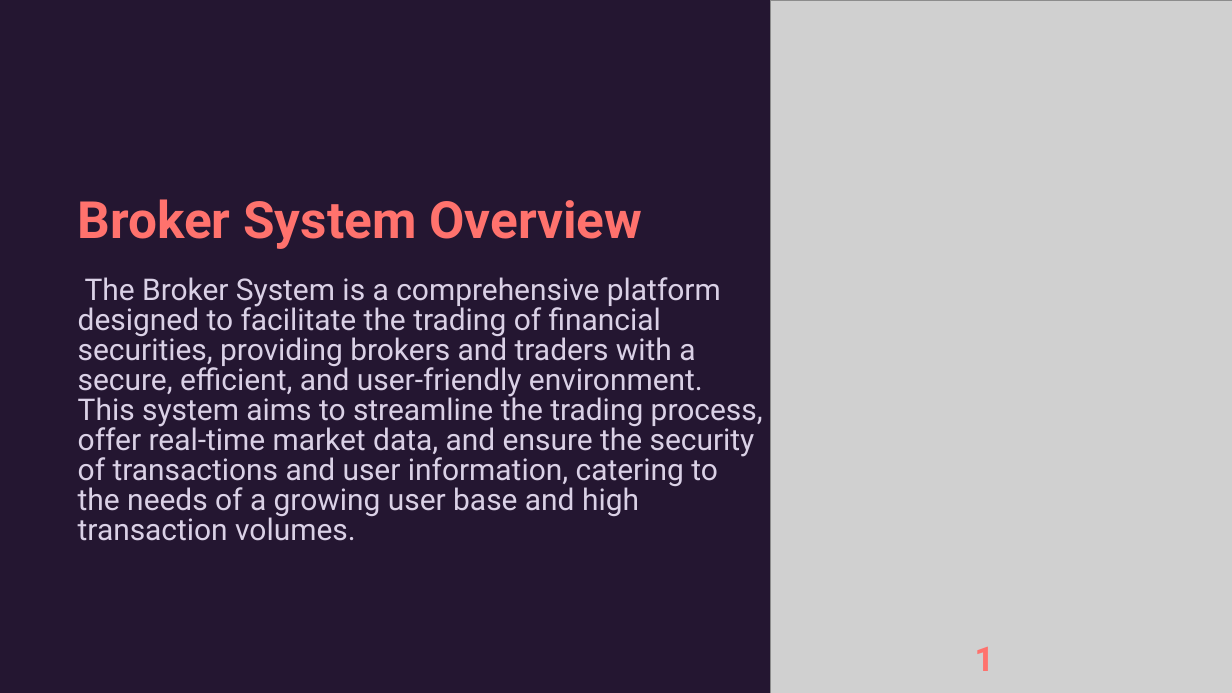
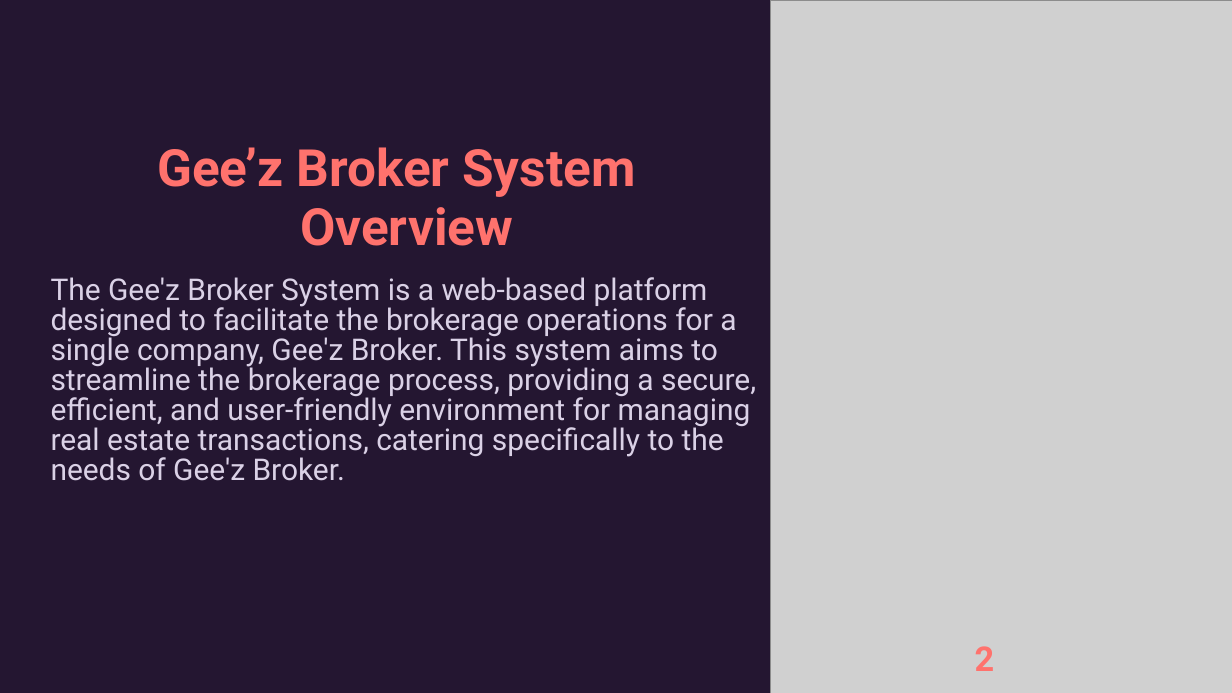
Before and after one commit to WachemoGroupTwo/Broker, a slide deck: slide 2 of geez.pptx (slide 1 before the commit). Drawn at 1232x693 pixels with LibreOffice and Linux fonts; fonts in the diff are those of the drawing; grey boxes stand for pictures. Boxes give left, top, right and bottom in pixels: in the first picture for what was removed or moved away, otherwise in the second. Text is boxed around its words. In the diff, an @@ line names an element or a change of style, - is before the commit and + after.

```diff
--- a/geez.pptx
+++ b/geez.pptx
@@ text at <box>157,147,635,246</box>: text changed @@
-Broker System Overview
+Gee’z Broker System
+Overview
@@ text at <box>51,277,756,481</box>: text changed @@
-The Broker System is a comprehensive platform designed to facilitate the trading of financial securities, providing brokers and traders with a secure, efficient, and user-friendly environment. This system aims to streamline the trading process, offer real-time market data, and ensure the security of transactions and user information, catering to the needs of a growing user base and high transaction volumes.
+The Gee'z Broker System is a web-based platform designed to facilitate the brokerage operations for a single company, Gee'z Broker. This system aims to streamline the brokerage process, providing a secure, efficient, and user-friendly environment for managing real estate transactions, catering specifically to the needs of Gee'z Broker.
@@ page number at <box>975,646,995,671</box>: text changed @@
-1
+2
```
Also in this commit, not shown: 8 other slides changed, 1 slide added.
